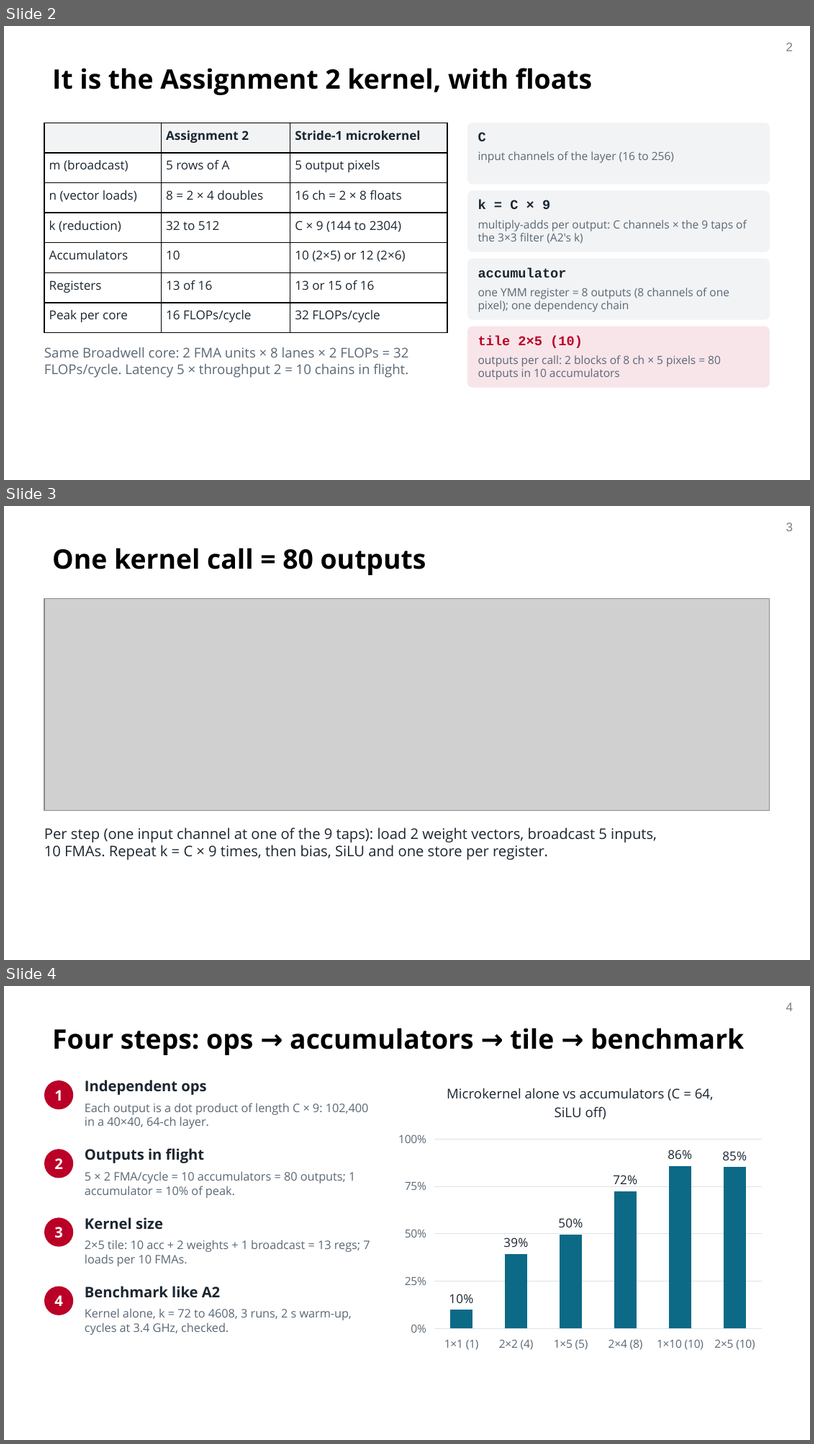
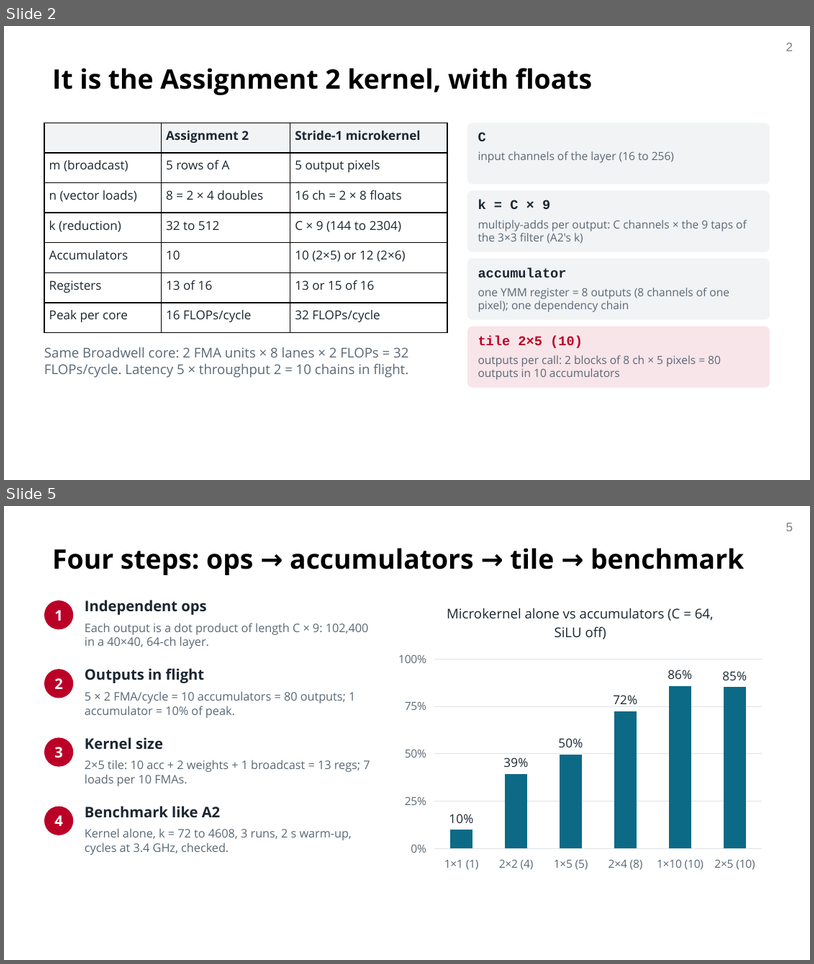
Before and after one commit to OTANK10/fast-yolov8-broadwell, a slide deck: docs/milestone/om/slides/om_mid_presentation_cmu.pptx. Shown one above the other, each under a label of ours: slides 2, 3 and 4 before the commit, slides 2 and 5 after it; the slides between them are not shown. The pictures are 814x1444 and 814x964 pixels, drawn with LibreOffice and Linux fonts; fonts in the diff are those of the drawing; grey boxes stand for pictures; background and template pictures are left out. Boxes give left, top, right and bottom in pixels: in the first picture for what was removed or moved away, otherwise in the second. Text is boxed around its words. In the diff, an @@ line names an element or a change of style, - is before the commit and + after.

```diff
--- a/docs/milestone/om/slides/om_mid_presentation_cmu.pptx
+++ b/docs/milestone/om/slides/om_mid_presentation_cmu.pptx
@@ slide 3 removed at [4,506,810,960], background #FFFFFF; not listed: 1 template element that a slide beside it also shows @@
@@ title removed at [52,548,427,575] @@
-One kernel call = 80 outputs
@@ picture removed at [44,599,770,810] @@
@@ text removed at [44,827,657,860] @@
-Per step (one input channel at one of the 9 taps): load 2 weight vectors, broadcast 5 inputs, 10 FMAs. Repeat k = C × 9 times, then bias, SiLU and one store per register.
@@ what was slide 4 is now slide 5 @@
@@ page number at [787,523,794,531]: text changed @@
-4
+5
```
Also in this commit, not shown: 1 slide changed, 4 slides added, 1 other slide removed, 1 other file.
